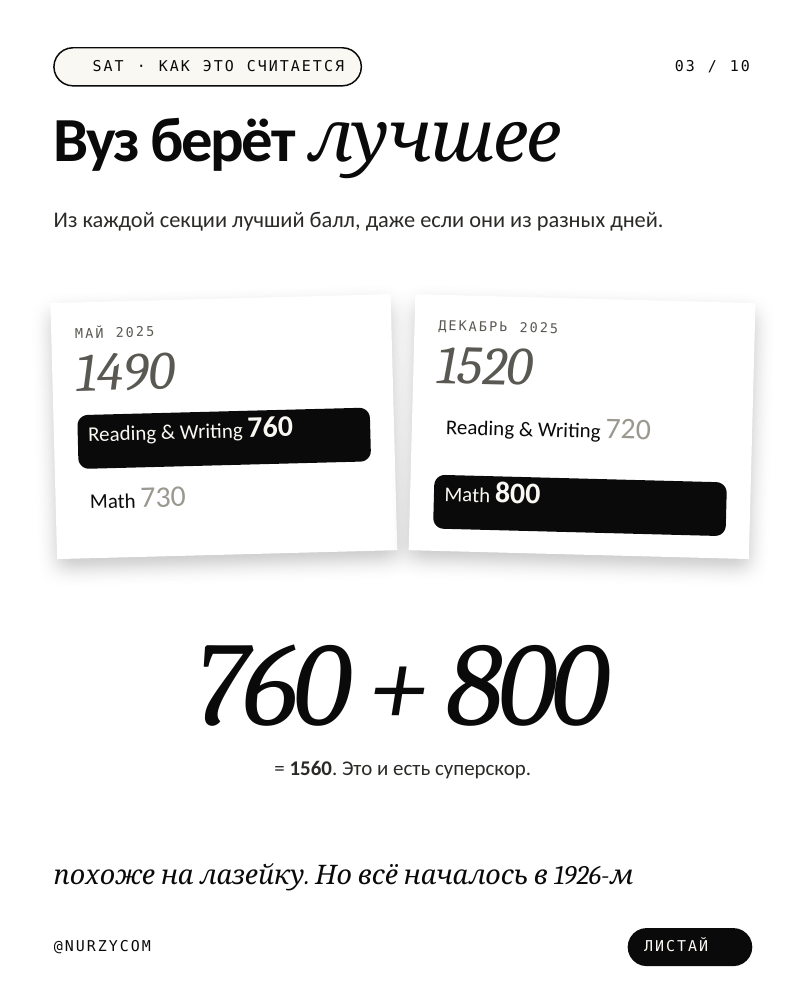
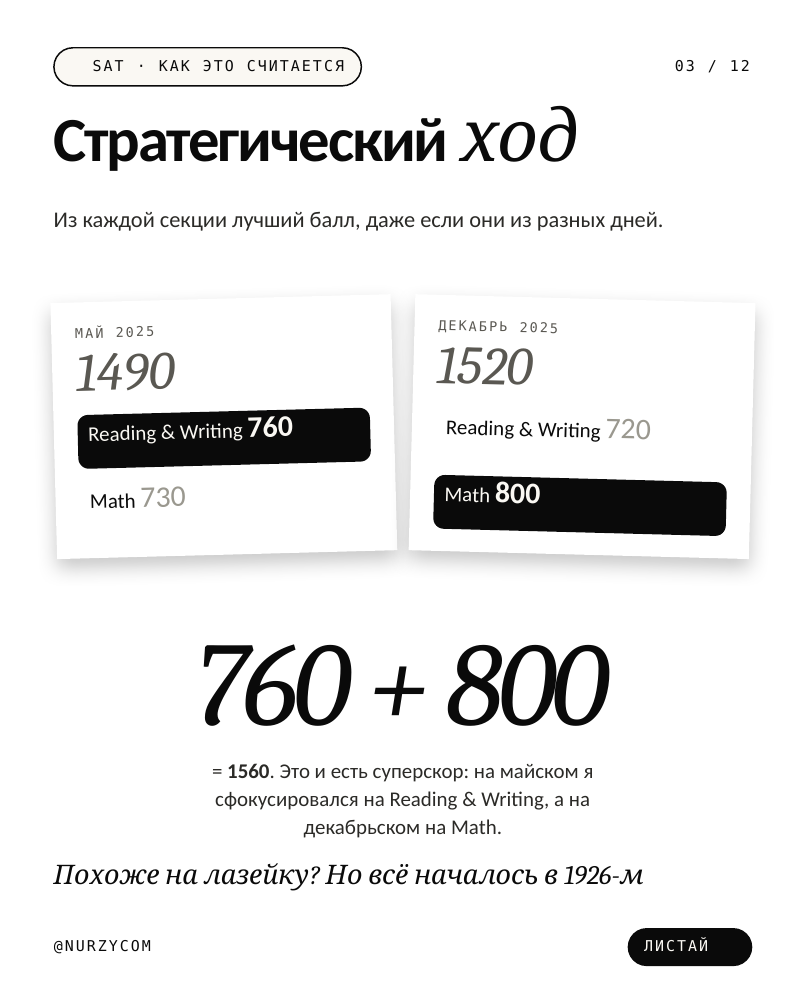
Before and after one commit to galiandojonathan-ship-it1/nurzycom_brand, a slide deck: slide 3 of social/pptx/sat-superscore.pptx. Drawn at 806x1008 pixels with LibreOffice and Linux fonts; fonts in the diff are those of the drawing; background and template pictures are left out. Boxes give left, top, right and bottom in pixels: in the first picture for what was removed or moved away, otherwise in the second. Text is boxed around its words. In the diff, an @@ line names an element or a change of style, - is before the commit and + after.

```diff
--- a/social/pptx/sat-superscore.pptx
+++ b/social/pptx/sat-superscore.pptx
@@ text at <box>675,60,750,72</box>: text changed @@
-03 / 10
+03 / 12
@@ text at <box>54,106,579,171</box>: text changed @@
-Вуз берёт лучшее
+Стратегический ход
@@ text at <box>215,763,594,838</box>: text changed @@
-= 1560. Это и есть суперскор.
+= 1560. Это и есть суперскор: на майском я сфокусировался на Reading & Writing, а на декабрьском на Math.
@@ text at <box>54,863,644,891</box>: text changed @@
-похоже на лазейку. Но всё началось в 1926-м
+Похоже на лазейку? Но всё началось в 1926-м
```
Also in this commit, not shown: 9 other slides changed, 2 slides added, 27 other files.
